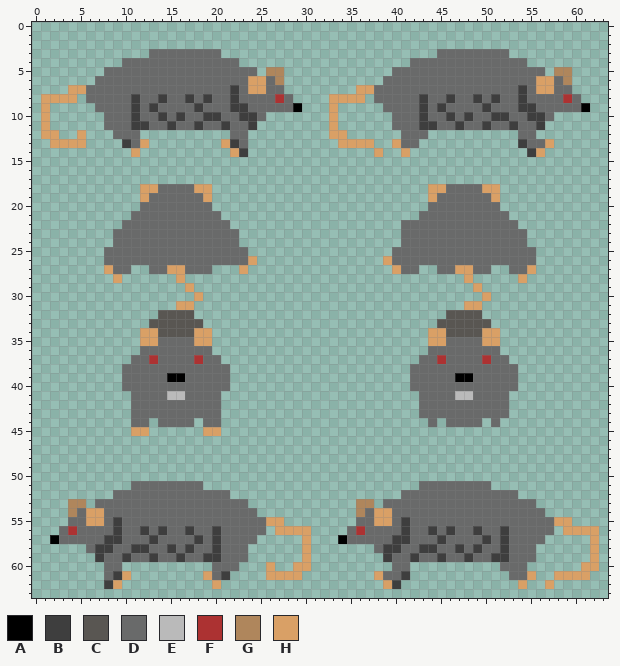
Edited in one commit: pixel-art sprite (assets/rat.png). This is how it looked before the edit.
The file is 64x64 pixels.
Palette (. is transparent): A #000000  B #3e3e3e  C #595652  D #696a6a  E #bababa  F #ac3232  G #af865c  H #d9a066
Pixels before (only the part around the change), first column x 0:
 0 ................................................................
 1 ................................................................
 2 ................................................................
 3 .............DDDDDDDD........................DDDDDDDD...........
 4 ..........DDDDDDDDDDDDD...................DDDDDDDDDDDDD.........
 5 ........DDDDDDDDDDDDDDDDD.GG............DDDDDDDDDDDDDDDDD.GG....
 6 .......DDDDDDDDDDDDDDDDDHHDG...........DDDDDDDDDDDDDDDDDHHDG....
 7 ....HHDDDDDDDDDDDDDDDDBDHHDD........HHDDDDDDDDDDDDDDDDBDHHDD....
 8 .HHHH.DDDDDBDDBDDBDBDDBDDDDFD....HHHH.DDDDDBDDBDDBDBDDBDDDDFD...
 9 .H.....DDDDBDBDDDDBDDDBBDDDDDA...H.....DDDDBDBDDDDBDDDBBDDDDDA..
10 .H......DDDBDDBDBDDBBDDBBD.......H......DDDBDDBDBDDBBDDBBD......
11 .H......DDDBBDDBDDBDDBDDB........H......DDDBBDDBDDBDDBDDB.......
12 .HH..H...DDD..........DD.........HH......DDD..........DD........
13 ..HHHH....BDH........HBD..........HHHH..HDD...........BDDH......
14 ...........H..........HB..............H..H.............BH.......
15 ................................................................
16 ................................................................
17 ................................................................
18 ............HHDDDDHH........................HHDDDDHH............
19 ............HDDDDDDH........................HDDDDDDH............
20 ............DDDDDDDD........................DDDDDDDD............
21 ...........DDDDDDDDDD......................DDDDDDDDDD...........
22 ..........DDDDDDDDDDDD...................DDDDDDDDDDDDD..........
23 .........DDDDDDDDDDDDDD..................DDDDDDDDDDDDDD.........
24 .........DDDDDDDDDDDDDD..................DDDDDDDDDDDDDD.........
25 ........DDDDDDDDDDDDDDDD................DDDDDDDDDDDDDDDD........
26 ........DDDDDDDDDDDDDDDDH..............HDDDDDDDDDDDDDDDD........
27 ........HDD..DDHHDDD...H................HDD..DDHHDD..DDH........
28 .........H......H...............................H.....H.........
29 .................H...............................H..............
30 ..................H...............................H.............
31 ................HH..............................HH..............
32 ..............CCCC............................CCCC..............
33 .............CCCCCC..........................CCCCCC.............
34 ............HHCCCCHH........................HHCCCCHH............
35 ............HHDDDDHH........................HHDDDDHH............
36 ............DDDDDDDD........................DDDDDDDD............
37 ...........DDFDDDDFDD......................DDFDDDDFDD...........
38 ..........DDDDDDDDDDDD....................DDDDDDDDDDDD..........
39 ..........DDDDDAADDDDD....................DDDDDAADDDDD..........
40 ..........DDDDDDDDDDDD....................DDDDDDDDDDDD..........
41 ...........DDDDEEDDDD......................DDDDEEDDDD...........
42 ...........DDDDDDDDDD......................DDDDDDDDDD...........
43 ...........DDDDDDDDDD......................DDDDDDDDDD...........
44 ...........DD.DDDD.DD.......................D.DDDD.D............
45 ...........HH......HH...........................................
46 ................................................................
47 ................................................................
48 ................................................................
49 ................................................................
50 ................................................................
51 ...........DDDDDDDD........................DDDDDDDD.............
52 .........DDDDDDDDDDDDD...................DDDDDDDDDDDDD..........
53 ....GG.DDDDDDDDDDDDDDDDD............GG.DDDDDDDDDDDDDDDDD........
54 ....GDHHDDDDDDDDDDDDDDDDD...........GDHHDDDDDDDDDDDDDDDDD.......
55 ....DDHHDBDDDDDDDDDDDDDDDDHH........DDHHDBDDDDDDDDDDDDDDDDHH....
56 ...DFDDDDBDDBDBDDBDDBDDDDD.HHHH....DFDDDDBDDBDBDDBDDBDDDDD.HHHH.
57 ..ADDDDDBBDDDBDDDDBDBDDDD.....H...ADDDDDBBDDDBDDDDBDBDDDD.....H.
58 ......DBBDDBBDDBDBDDBDDD......H.......DBBDDBBDDBDBDDBDDD......H.
59 .......BDDBDDBDDBDDBBDDD......H........BDDBDDBDDBDDBBDDD......H.
60 ........DD..........DDD...H..HH.........DD..........DDD......HH.
61 ........DBH........HDB....HHHH........HDDB...........DDH..HHHH..
62 ........BH..........H..................HB.............H..H......
63 ................................................................
After the commit:
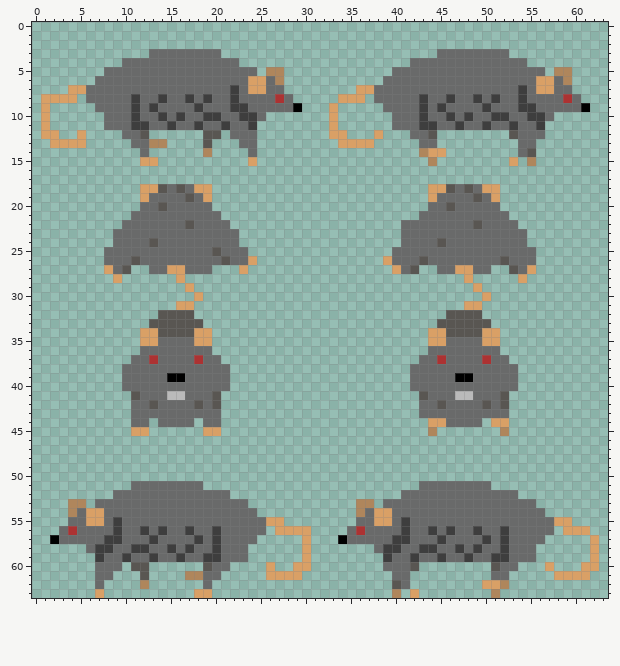
Edits made:
The edit adds colour C in row 12 at x 12, 19 to 20, 44 and 53; in row 13 at x 19; in row 60 at x 11 to 12, 19, 42 and 51; in row 61 at x 12.
Colour B gives way to colour C in row 14 at x 55; in row 62 at x 40.
Colour D gives way to colour C in row 18 at x 14, 16, 46 and 48; in row 19 at x 17 and 49; in row 20 at x 14 and 46; in row 22 at x 17 and 49; in row 24 at x 13 and 45; in row 25 at x 20.
Colour D gives way to colour C in row 26 at x 11, 21, 43 and 52; in row 27 at x 10, 42 and 53; in row 41 at x 11, 20, 43 and 52; in row 42 at x 13, 18, 20, 45, 50 and 52.
The edit adds colour D in row 12 at x 24 and 56; in row 13 at x 24 and 43 to 44; in row 14 at x 12, 24 and 54; in row 60 at x 7 and 39; in row 61 at x 7 and 51 to 52; in row 62 at x 7, 19 and 41.
Colour B gives way to colour D in row 13 at x 54; in row 61 at x 41.
Colour H gives way to colour D in row 13 at x 12; in row 61 at x 19.
The edit adds colour G in row 13 at x 13 to 14; in row 14 at x 19 and 43; in row 15 at x 44 and 55; in row 45 at x 44 and 52; in row 61 at x 17 to 18; in row 62 at x 12 and 52.
The edit adds colour G in row 63 at x 40 and 51.
The edit adds colour H in row 12 at x 38; in row 14 at x 44 to 45; in row 15 at x 12 to 13, 24 and 53; in row 44 at x 45 and 52; in row 60 at x 57; in row 62 at x 50 to 51.
The edit adds colour H in row 63 at x 7, 18 to 19 and 42.
Colour D gives way to colour H in row 44 at x 44 and 51.
The author cleared colour B in row 13 at x 10 and 22; in row 14 at x 23; in row 61 at x 9 and 21; in row 62 at x 8.
The author cleared colour D in row 12 at x 9 and 41; in row 13 at x 41 to 42 and 56; in row 60 at x 22 and 54; in row 61 at x 39 and 53 to 54.
The author cleared colour H in row 8 at x 33; in row 13 at x 21, 40 and 57; in row 14 at x 11, 22, 38, 41 and 56; in row 56 at x 62; in row 61 at x 10, 38 and 55; in row 62 at x 9, 20, 39, 54 and 57.
